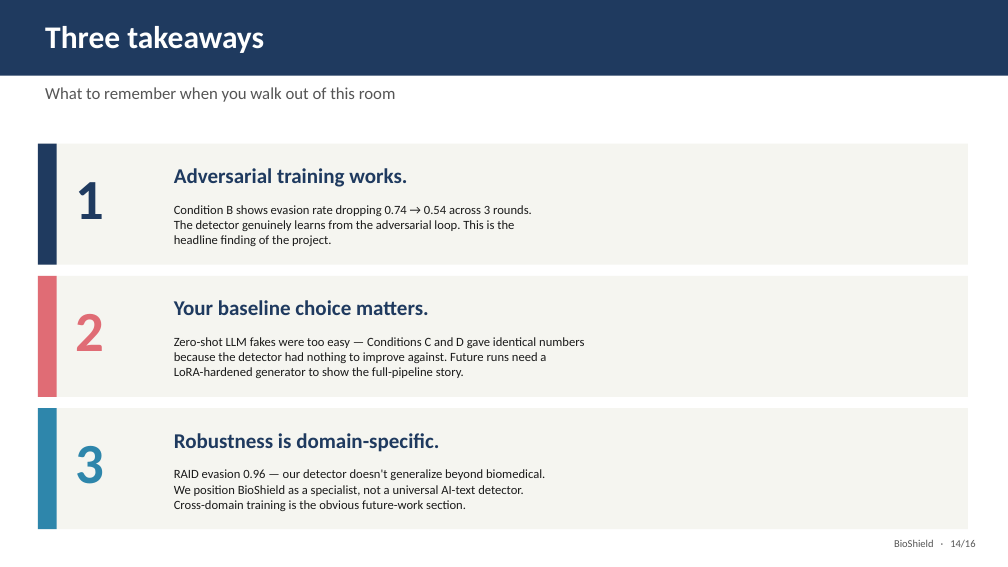
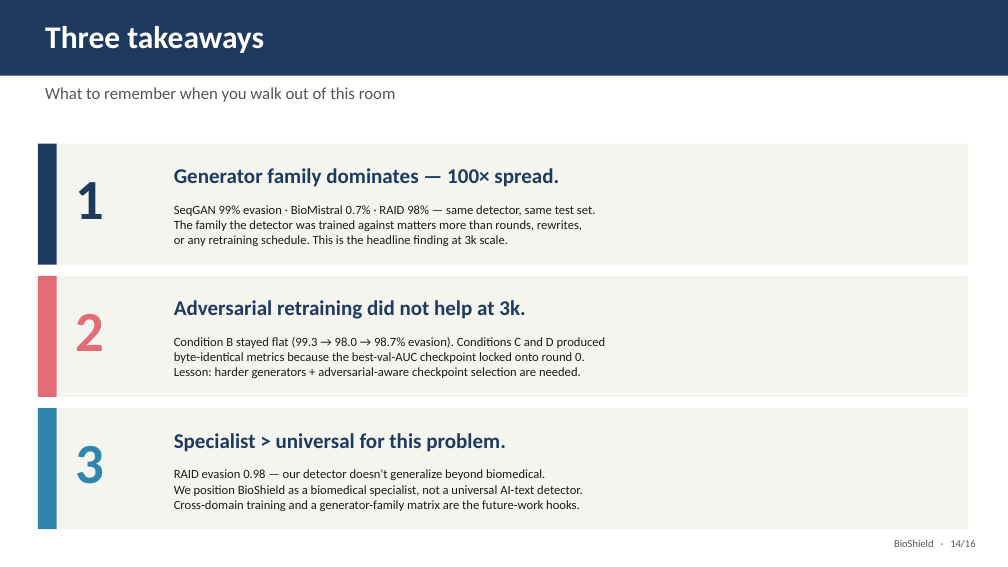
Before and after one commit to Rayudualapati-25/BioShield, a slide deck: slide 14 of experiments/BioShield_class_presentation.pptx. Drawn at 1008x567 pixels with LibreOffice and Linux fonts; fonts in the diff are those of the drawing. Boxes give left, top, right and bottom in pixels: in the first picture for what was removed or moved away, otherwise in the second. Text is boxed around its words. In the diff, an @@ line names an element or a change of style, - is before the commit and + after.

```diff
--- a/experiments/BioShield_class_presentation.pptx
+++ b/experiments/BioShield_class_presentation.pptx
@@ text at [174,168,559,187]: text changed @@
-Adversarial training works.
+Generator family dominates — 100× spread.
@@ text at [174,205,595,246]: text changed @@
-Condition B shows evasion rate dropping 0.74 → 0.54 across 3 rounds.
-The detector genuinely learns from the adversarial loop. This is the
-headline finding of the project.
+SeqGAN 99% evasion · BioMistral 0.7% · RAID 98% — same detector, same test set.
+The family the detector was trained against matters more than rounds, rewrites,
+or any retraining schedule. This is the headline finding at 3k scale.
@@ text at [174,300,525,319]: text changed @@
-Your baseline choice matters.
+Adversarial retraining did not help at 3k.
@@ text at [174,337,606,378]: text changed @@
-Zero-shot LLM fakes were too easy — Conditions C and D gave identical numbers
-because the detector had nothing to improve against. Future runs need a
-LoRA-hardened generator to show the full-pipeline story.
+Condition B stayed flat (99.3 → 98.0 → 98.7% evasion). Conditions C and D produced
+byte-identical metrics because the best-val-AUC checkpoint locked onto round 0.
+Lesson: harder generators + adversarial-aware checkpoint selection are needed.
@@ text at [174,433,506,452]: text changed @@
-Robustness is domain-specific.
+Specialist > universal for this problem.
@@ text at [174,469,582,511]: text changed @@
-RAID evasion 0.96 — our detector doesn't generalize beyond biomedical.
-We position BioShield as a specialist, not a universal AI-text detector.
-Cross-domain training is the obvious future-work section.
+RAID evasion 0.98 — our detector doesn't generalize beyond biomedical.
+We position BioShield as a biomedical specialist, not a universal AI-text detector.
+Cross-domain training and a generator-family matrix are the future-work hooks.
```
Also in this commit, not shown: 8 other slides changed, 1 slide added, 1 slide removed, 28 other files.
